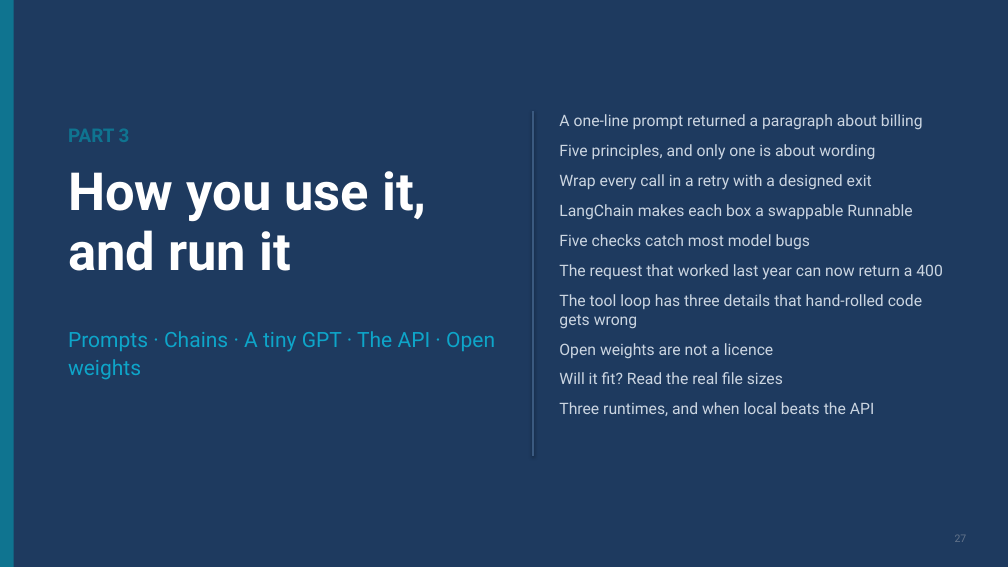
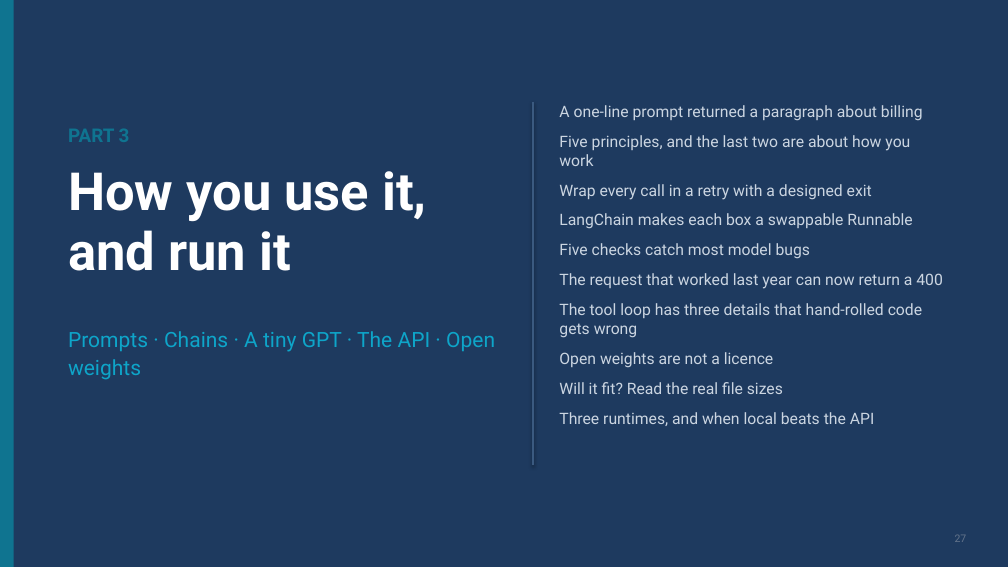
Before and after one commit to ramseywise/learn-ai-engineering, a slide deck: slide 27 of generative-ai/01-llm-fundamentals/slides/llm-fundamentals.pptx. Drawn at 1008x567 pixels with LibreOffice and Linux fonts; fonts in the diff are those of the drawing. Boxes give left, top, right and bottom in pixels: in the first picture for what was removed or moved away, otherwise in the second. Text is boxed around its words. In the diff, an @@ line names an element or a change of style, - is before the commit and + after.

```diff
--- a/generative-ai/01-llm-fundamentals/slides/llm-fundamentals.pptx
+++ b/generative-ai/01-llm-fundamentals/slides/llm-fundamentals.pptx
@@ line moved from (533, 111) - (533, 456) to (533, 101) - (533, 466) @@
@@ text "A one-line prompt returned a ...": place and size @@
-text "A one-line prompt returned a ..." at (559, 114, 943, 416)
+text "A one-line prompt returned a ..." at (559, 105, 943, 426)
@@ text at (559, 135, 910, 166): text changed @@
-Five principles, and only one is about wording
+Five principles, and the last two are about how you work
```
Also in this commit, not shown: 5 other slides changed, 53 other files.
